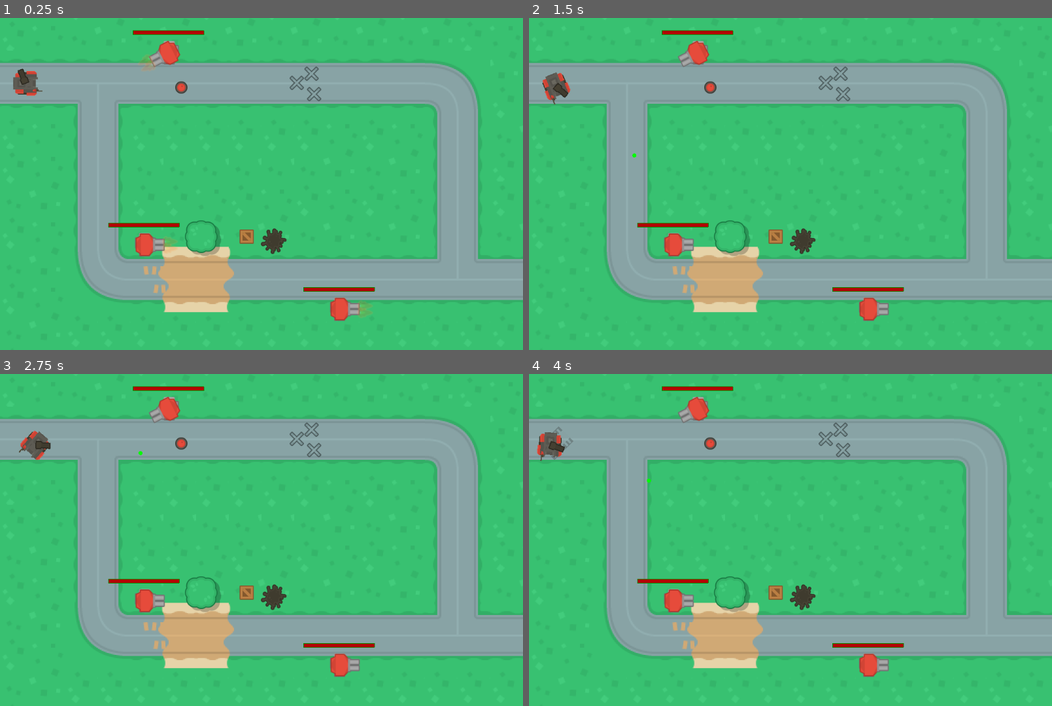
Above: before the commit, frames 1-4 (two rows, left to right).
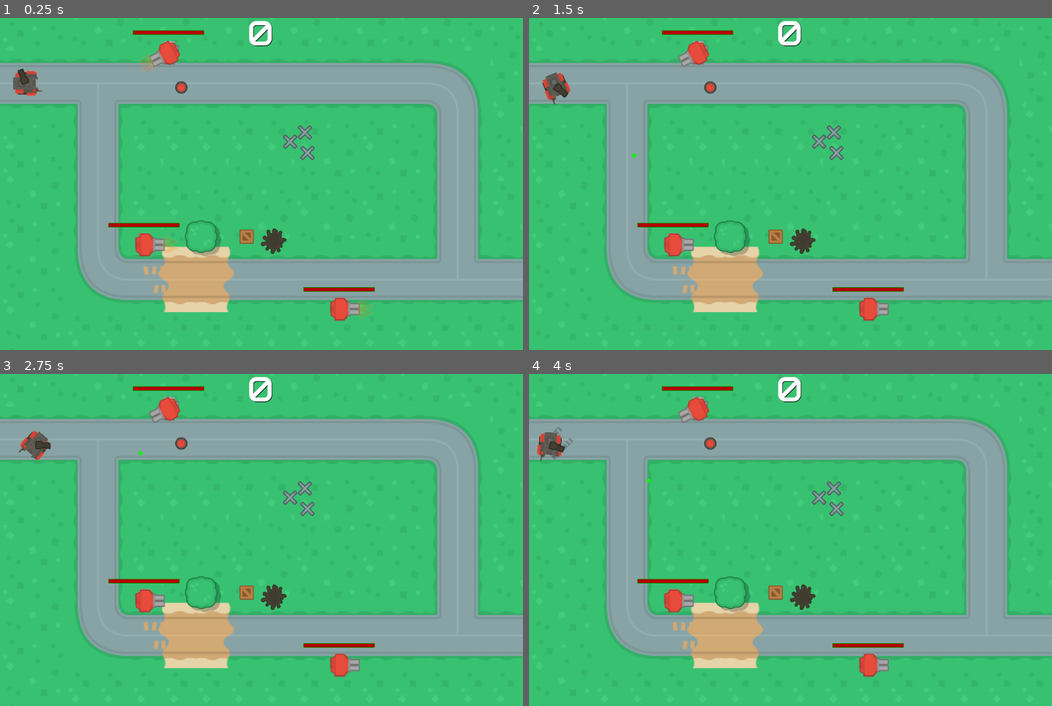
Above: after the commit, the same moments.

Repository: soapmactavish23/rogue_tank
Game: Godot game, scene res://scenes/game.tscn
Same seed, same stepped clock (60 frames per second), same inputs: the game is played once before the commit and once after it.
Inputs (mouse positions are in pixels of both pictures, inside the frame that each line leads up to):
- Up to frame 1 (0.25 s): no input
- Up to frame 2 (1.5 s): move the mouse to (905, 167) at 0.52 s; hold Right (ui_right) 0.53-1.28 s; right-click (905, 167) at 0.6 s; move the mouse to (685, 200) at 1.27 s; hold Down (ui_down) from 1.28 s (still down); right-click (685, 200) at 1.35 s
- Up to frame 3 (2.75 s): move the mouse to (313, 466) at 2.02 s; release Down (ui_down) at 2.03 s; hold Right (ui_right) from 2.03 s (still down); right-click (313, 466) at 2.1 s
- Up to frame 4 (4 s): move the mouse to (764, 606) at 2.77 s; release Right (ui_right) at 2.78 s; hold Up (ui_up) 2.78-3.53 s; right-click (764, 606) at 2.85 s; move the mouse to (947, 589) at 3.52 s; hold Left (ui_left) from 3.53 s (still down); right-click (947, 589) at 3.6 s

The runs differ from the first frame. In frame 1, 0.6% of the frame differs, in the area x 47-62%, y 0-43%; in frame 2, 0.6%; in frame 3, 0.6%; in frame 4, 0.6%.

Commit message:
76. 72 - Mostrando o score com HUD

Diff:
--- a/scenes/game.tscn
+++ b/scenes/game.tscn
@@ -1,14 +1,20 @@
-[gd_scene load_steps=10 format=2]
+[gd_scene load_steps=13 format=2]
 
+[ext_resource path="res://resource/fonts/Zone99.ttf" type="DynamicFontData" id=1]
 [ext_resource path="res://scenes/tank.tscn" type="PackedScene" id=2]
 [ext_resource path="res://resource/tileset.tres" type="TileSet" id=3]
 [ext_resource path="res://scripts/camera.gd" type="Script" id=4]
 [ext_resource path="res://scenes/turret_01.tscn" type="PackedScene" id=5]
 [ext_resource path="res://scenes/treeGreen_large.tscn" type="PackedScene" id=6]
+[ext_resource path="res://scripts/HUD.gd" type="Script" id=7]
 [ext_resource path="res://scenes/barricadeMetal.tscn" type="PackedScene" id=8]
 [ext_resource path="res://scenes/oilSpill_large.tscn" type="PackedScene" id=9]
 [ext_resource path="res://scenes/crateWood.tscn" type="PackedScene" id=10]
 [ext_resource path="res://scenes/barrelBlack_top.tscn" type="PackedScene" id=11]
+
+[sub_resource type="DynamicFont" id=1]
+size = 50
+font_data = ExtResource( 1 )
 
 [node name="game" type="Node"]
 
@@ -32,13 +38,13 @@
 position = Vector2( 394, 428 )
 
 [node name="barricadeMetal" parent="." instance=ExtResource( 8 )]
-position = Vector2( 581.323, 126.877 )
+position = Vector2( 568.109, 242.03 )
 
 [node name="barricadeMetal2" parent="." instance=ExtResource( 8 )]
-position = Vector2( 609.804, 109.303 )
+position = Vector2( 596.59, 224.456 )
 
 [node name="barricadeMetal3" parent="." instance=ExtResource( 8 )]
-position = Vector2( 614.77, 149.006 )
+position = Vector2( 601.556, 264.159 )
 
 [node name="oilSpill_large" parent="." instance=ExtResource( 9 )]
 position = Vector2( 536, 437 )
@@ -61,3 +67,16 @@
 
 [node name="turret_03" parent="." instance=ExtResource( 5 )]
 position = Vector2( 665.054, 570.005 )
+
+[node name="HUD" type="CanvasLayer" parent="."]
+script = ExtResource( 7 )
+
+[node name="score" type="Label" parent="HUD"]
+margin_right = 1023.0
+margin_bottom = 68.0
+custom_colors/font_color = Color( 1, 1, 1, 1 )
+custom_colors/font_color_shadow = Color( 0, 0, 0, 1 )
+custom_fonts/font = SubResource( 1 )
+text = "1231231231"
+align = 1
+valign = 1
--- /dev/null
+++ b/scripts/HUD.gd
@@ -0,0 +1,11 @@
+extends CanvasLayer
+
+func _ready():
+	GAME.connect("score_changed", self, "on_score_changed")
+	write_score()
+
+func on_score_changed():
+	write_score()
+
+func write_score():
+	$score.text = str(GAME.score)
--- a/scripts/barrelBlack_top.gd
+++ b/scripts/barrelBlack_top.gd
@@ -32,5 +32,5 @@
 	$shape.queue_free()
 	$anim.play("explode")
 	yield($anim, "animation_finished")
-
+	GAME.add_score(100)
 	queue_free()
--- a/scripts/crateWood.gd
+++ b/scripts/crateWood.gd
@@ -17,4 +17,5 @@
 	var fragments = PRE_FRAGMENTS.instance()
 	fragments.global_position = global_position
 	get_parent().add_child(fragments)
+	GAME.add_score(50)
 	queue_free()
--- a/scripts/game.gd
+++ b/scripts/game.gd
@@ -1,13 +1,15 @@
 extends Node
 
 var score = 0
+
+signal score_changed
 
 func _ready():
 	pass
 
 func add_score(val):
 	score += val
-	print(score)
+	emit_signal("score_changed")
 
 func set_score(val):
 	print('cant write score. use function add_score')
Binary file added: resource/fonts/Zone99.ttf
Binary file added: resource/fonts/Zone99heavy.ttf
Binary file added: resource/fonts/Zone99left.ttf
